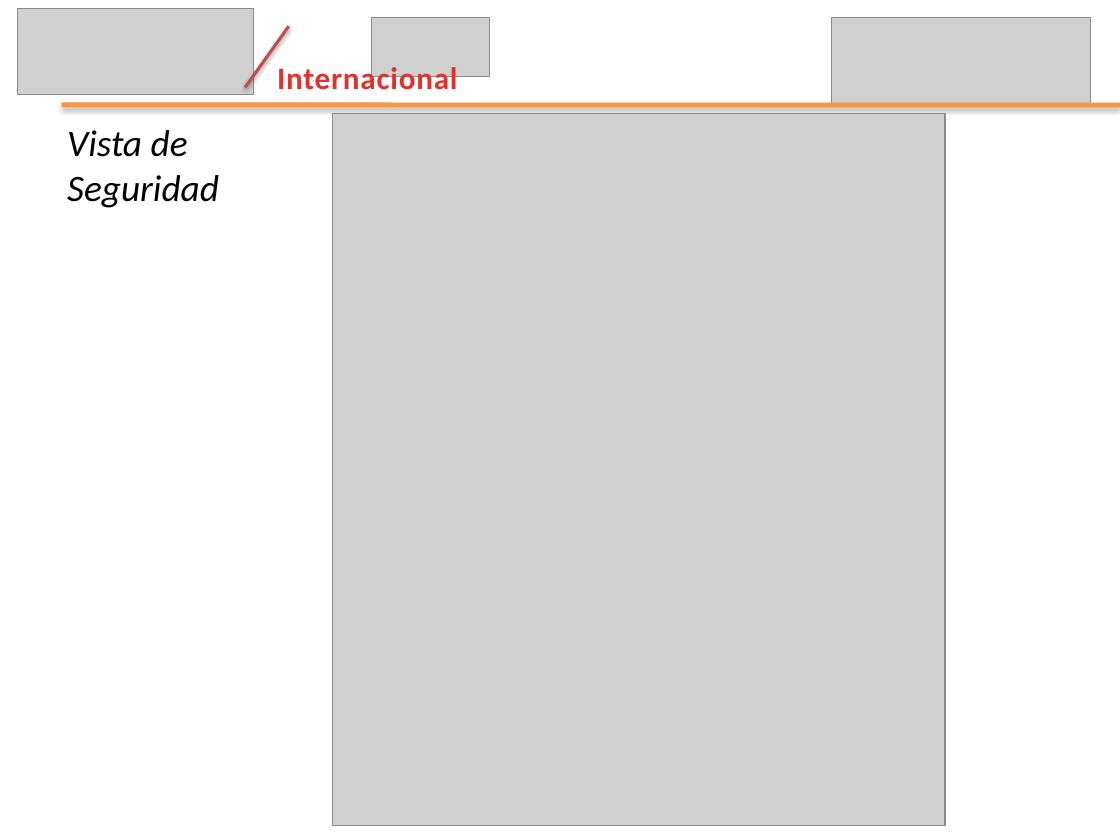
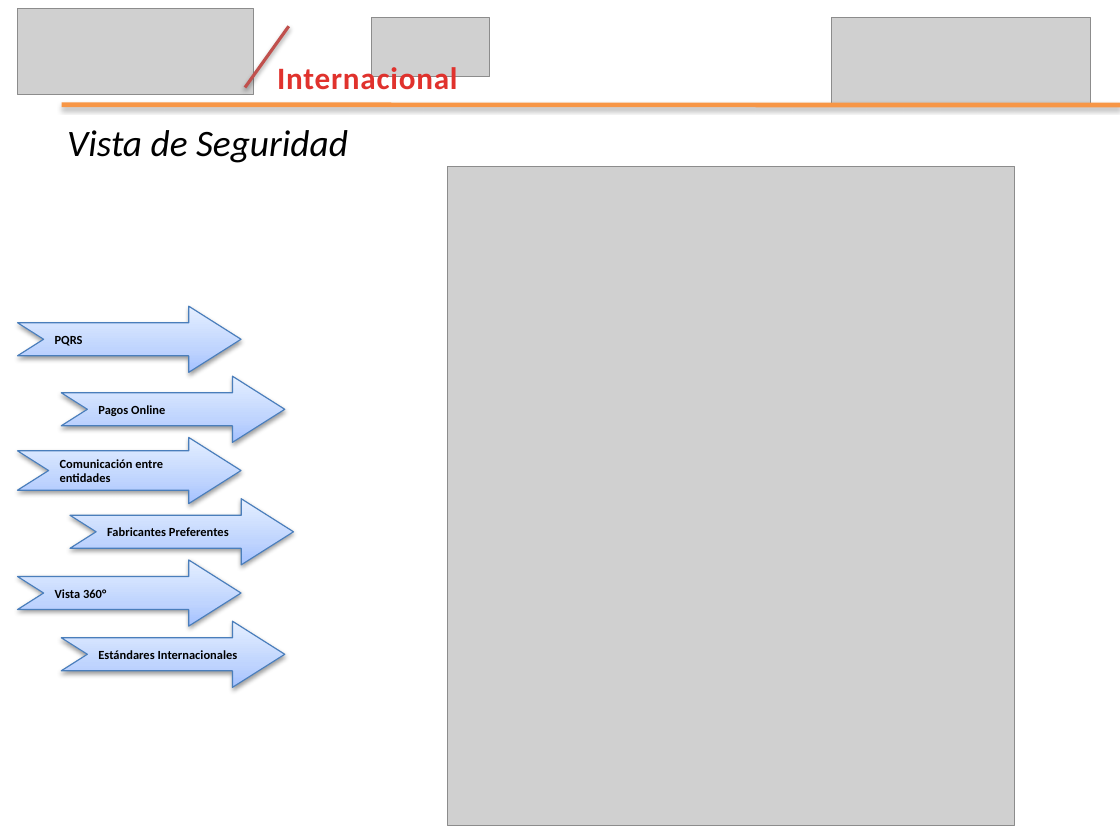
Before and after one commit to leseroth/ingenium-managment, a slide deck: slide 8 of CSOF5100 Proyecto 1/Tercera Entrega/EntregaFinalIngenium.pptx (slide 6 before the commit). Drawn at 1120x840 pixels with LibreOffice and Linux fonts; fonts in the diff are those of the drawing; grey boxes stand for pictures. Boxes give left, top, right and bottom in pixels: in the first picture for what was removed or moved away, otherwise in the second. Text is boxed around its words. In the diff, an @@ line names an element or a change of style, - is before the commit and + after.

```diff
--- a/CSOF5100 Proyecto 1/Tercera Entrega/EntregaFinalIngenium.pptx
+++ b/CSOF5100 Proyecto 1/Tercera Entrega/EntregaFinalIngenium.pptx
@@ text "Vista de Seguridad" rewrapped from (67,130,219,208) to (67,130,348,163) @@
@@ picture: place and size @@
-picture at (333,114,945,827)
+picture at (448,166,1016,825)
@@ notched right arrow added at (18,306,242,372), fill gradient #A4C4FF to #BFD4FF to #E6EEFF, outline #4B7EBC 0.75 pt, 8 pt, text #000000, bold @@
+PQRS
@@ notched right arrow added at (62,376,286,442), fill gradient #A4C4FF to #BFD4FF to #E6EEFF, outline #4B7EBC 0.75 pt, 8 pt, text #000000, bold @@
+Pagos Online
@@ notched right arrow added at (18,438,242,504), fill gradient #A4C4FF to #BFD4FF to #E6EEFF, outline #4B7EBC 0.75 pt, 8 pt, text #000000, bold @@
+Comunicación entre entidades
@@ notched right arrow added at (69,498,293,564), fill gradient #A4C4FF to #BFD4FF to #E6EEFF, outline #4B7EBC 0.75 pt, 8 pt, text #000000, bold @@
+Fabricantes Preferentes
@@ notched right arrow added at (18,560,242,626), fill gradient #A4C4FF to #BFD4FF to #E6EEFF, outline #4B7EBC 0.75 pt, 8 pt, text #000000, bold @@
+Vista 360°
@@ notched right arrow added at (62,622,286,688), fill gradient #A4C4FF to #BFD4FF to #E6EEFF, outline #4B7EBC 0.75 pt, 8 pt, text #000000, bold @@
+Estándares Internacionales
```
Also in this commit, not shown: 2 other slides changed, 2 slides added, 1 other file.
